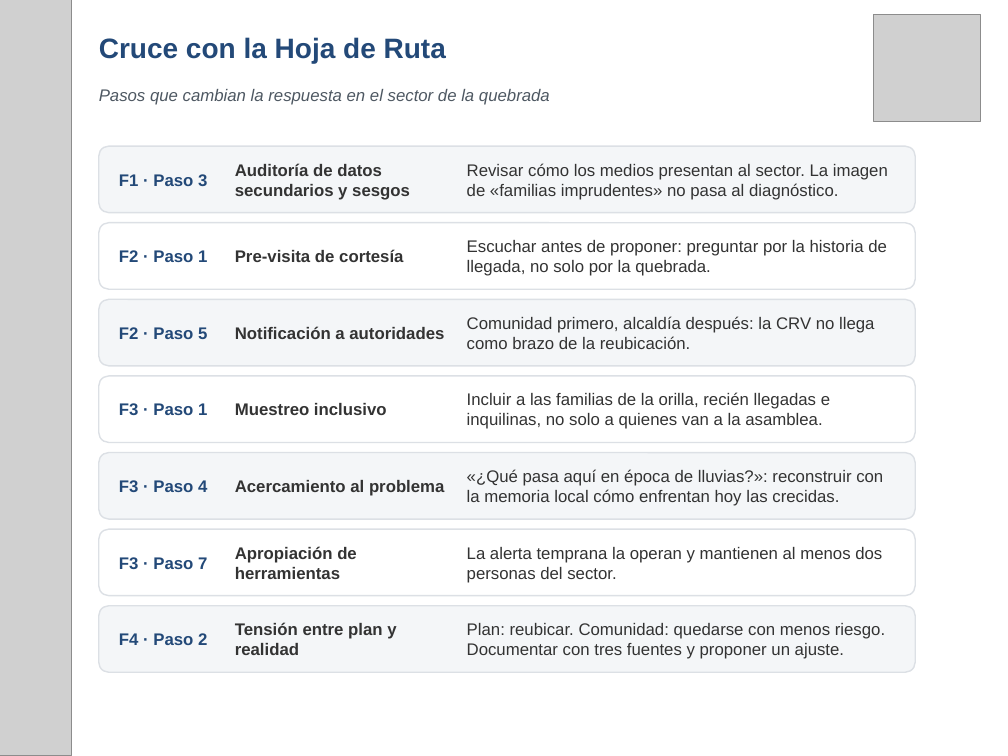
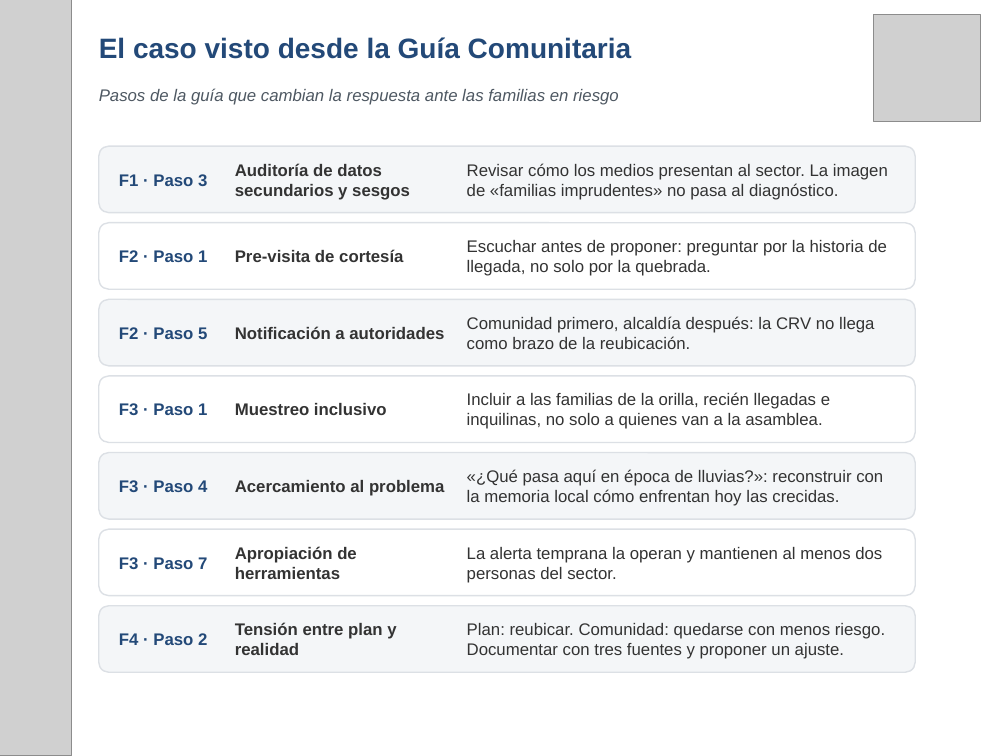
Before and after one commit to fmblancop/Hoja-de-Ruta-CRV, a slide deck: slide 6 of Hoja_de_Ruta_CRV_presentacion.pptx. Drawn at 1008x756 pixels with LibreOffice and Linux fonts; fonts in the diff are those of the drawing; grey boxes stand for pictures. Boxes give left, top, right and bottom in pixels: in the first picture for what was removed or moved away, otherwise in the second. Text is boxed around its words. In the diff, an @@ line names an element or a change of style, - is before the commit and + after.

```diff
--- a/Hoja_de_Ruta_CRV_presentacion.pptx
+++ b/Hoja_de_Ruta_CRV_presentacion.pptx
@@ text at <box>99,37,631,59</box>: text changed @@
-Cruce con la Hoja de Ruta
+El caso visto desde la Guía Comunitaria
@@ text at <box>99,88,619,105</box>: text changed @@
-Pasos que cambian la respuesta en el sector de la quebrada
+Pasos de la guía que cambian la respuesta ante las familias en riesgo
```
Also in this commit, not shown: 9 other slides changed.
